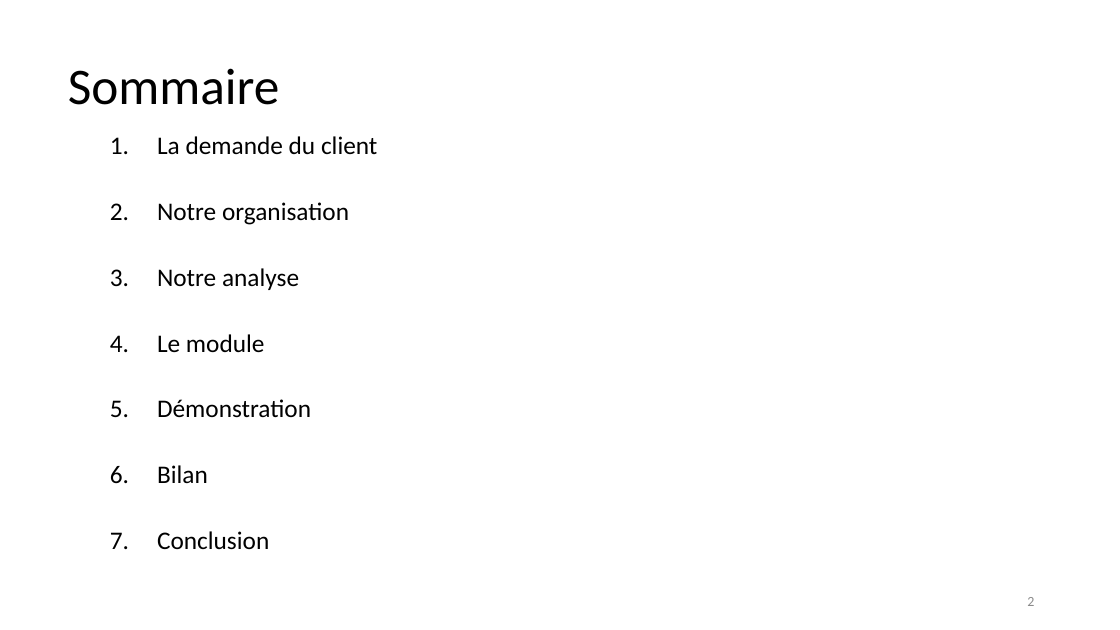
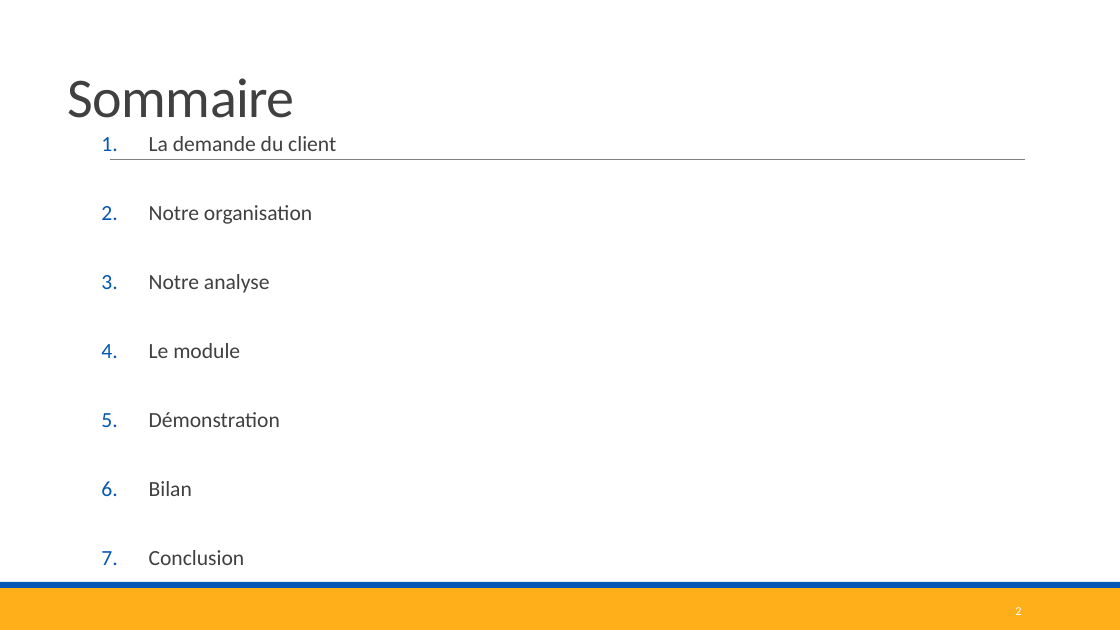
Before and after one commit to corentinBER/Projet-3, a slide deck: slide 2 of Projet3.pptx. Drawn at 1120x630 pixels with LibreOffice and Linux fonts; fonts in the diff are those of the drawing. Boxes give left, top, right and bottom in pixels: in the first picture for what was removed or moved away, otherwise in the second. Text is boxed around its words. In the diff, an @@ line names an element or a change of style, - is before the commit and + after.

Commit message:
Modifs
Thème
Module
E-commerce

```diff
--- a/Projet3.pptx
+++ b/Projet3.pptx
@@ title "Sommaire" at bbox=[68, 78, 295, 118]: size 44 to 48 pt, text colour #000000 to #404040, letter spacing 0 to -0.5 pt; line spacing 0.9 to 0.85; vertical alignment middle to bottom @@
@@ text "La demande du client" at bbox=[149, 136, 336, 565]: size 21.7 to 18.5 pt, text colour #000000 to #404040; more space between paragraphs @@
@@ line added from (110, 160) to (1026, 160), #808080 0.5 pt @@
@@ rectangle added at bbox=[0, 588, 1120, 630], fill #FFAF19 @@
@@ rectangle added at bbox=[0, 582, 1120, 588], fill #0457B2 @@
@@ page number: place and size @@
-page number at bbox=[1027, 597, 1034, 606]
+page number at bbox=[1015, 607, 1021, 615]
@@ page number at bbox=[1015, 607, 1021, 615]: size 12 to 10.5 pt, text colour #8C8C8C to #FFFFFF @@
```
Also in this commit, not shown: 8 other slides changed, 9 slides added.
